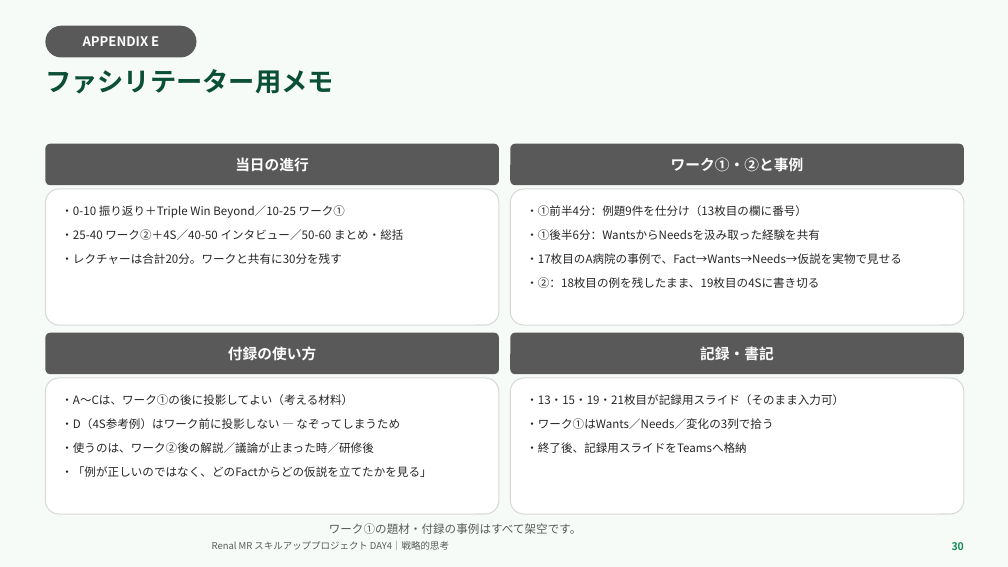
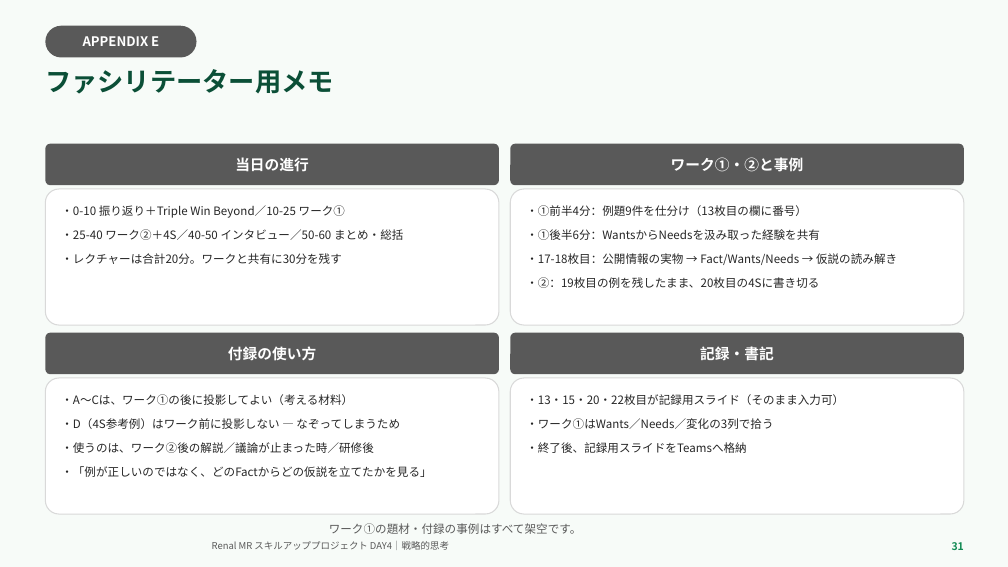
Before and after one commit to TAKUYA-1187/Claude, a slide deck: slide 31 of novartis_training/DAY4_ちょっと分かるだけで世界が変わる.pptx (slide 30 before the commit). Drawn at 1008x567 pixels with LibreOffice and Linux fonts; fonts in the diff are those of the drawing; background and template pictures are left out. Boxes give left, top, right and bottom in pixels: in the first picture for what was removed or moved away, otherwise in the second. Text is boxed around its words. In the diff, an @@ line names an element or a change of style, - is before the commit and + after.

```diff
--- a/novartis_training/DAY4_ちょっと分かるだけで世界が変わる.pptx
+++ b/novartis_training/DAY4_ちょっと分かるだけで世界が変わる.pptx
@@ text in rounded rectangle at box(526, 253, 897, 288): text changed @@
-・17枚目のA病院の事例で、Fact→Wants→Needs→仮説を実物で見せる
-・②：18枚目の例を残したまま、19枚目の4Sに書き切る
+・17-18枚目：公開情報の実物 → Fact/Wants/Needs → 仮説の読み解き
+・②：19枚目の例を残したまま、20枚目の4Sに書き切る
@@ text in rounded rectangle at box(526, 394, 844, 405): text changed @@
-・13・15・19・21枚目が記録用スライド（そのまま入力可）
+・13・15・20・22枚目が記録用スライド（そのまま入力可）
@@ text at box(952, 542, 964, 550): text changed @@
-30
+31
```
Also in this commit, not shown: 13 other slides changed, 1 slide added, 2 other files.
